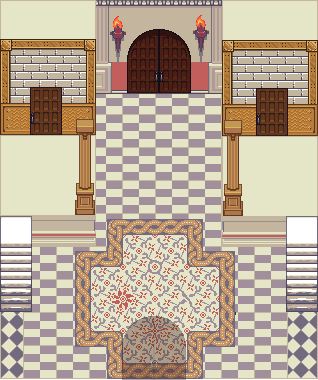
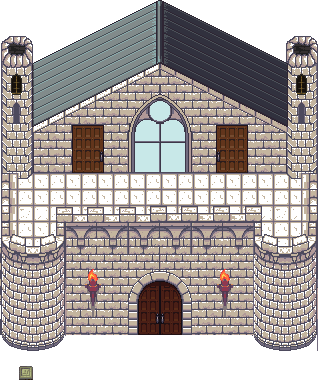
Revision of a layered w=318, h=380 image; what changed, layer by layer:
showed group "exterior" (27 layers) over <box>0,0,318,380</box>
hid group "interior" (32 layers) over <box>0,0,318,380</box>
